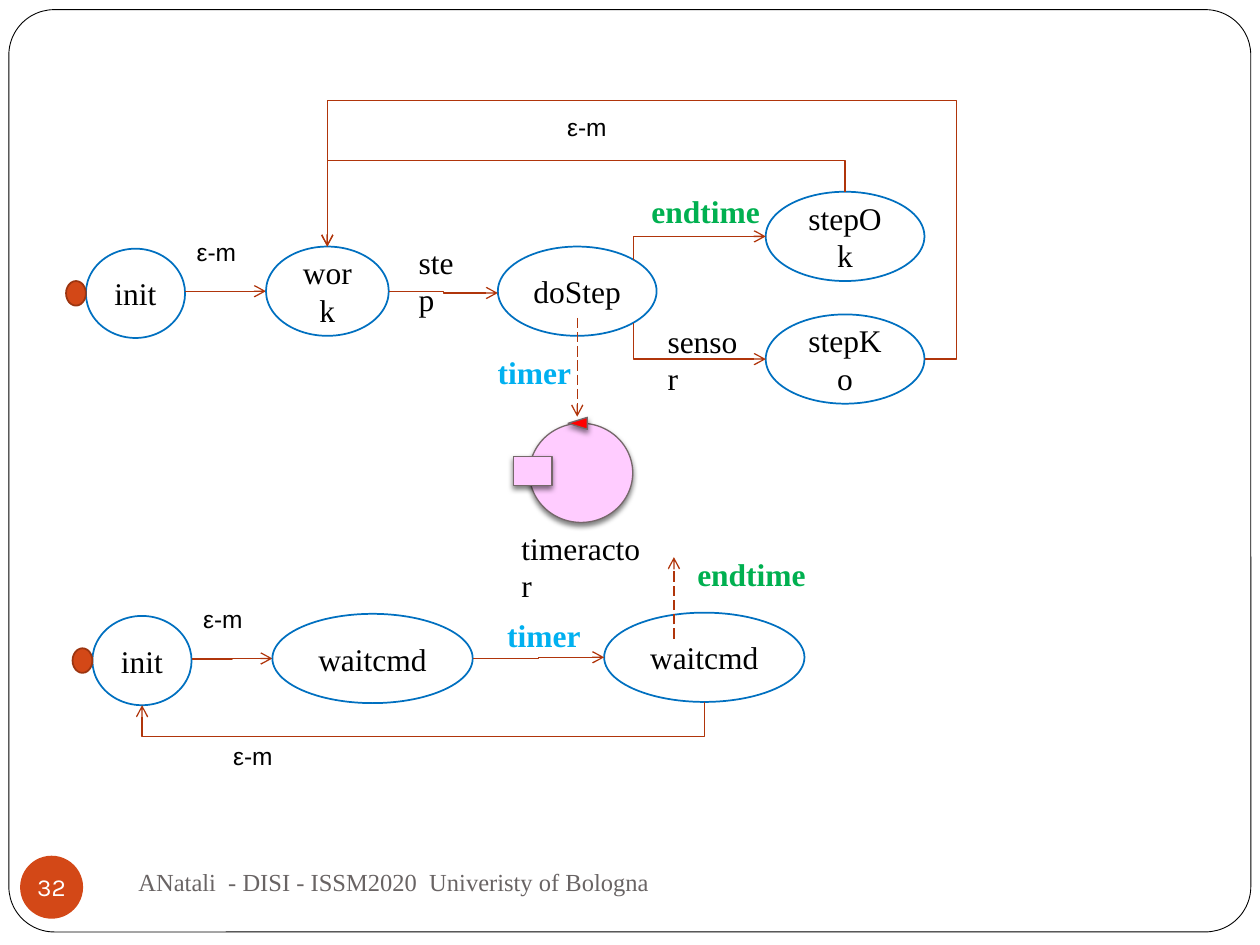
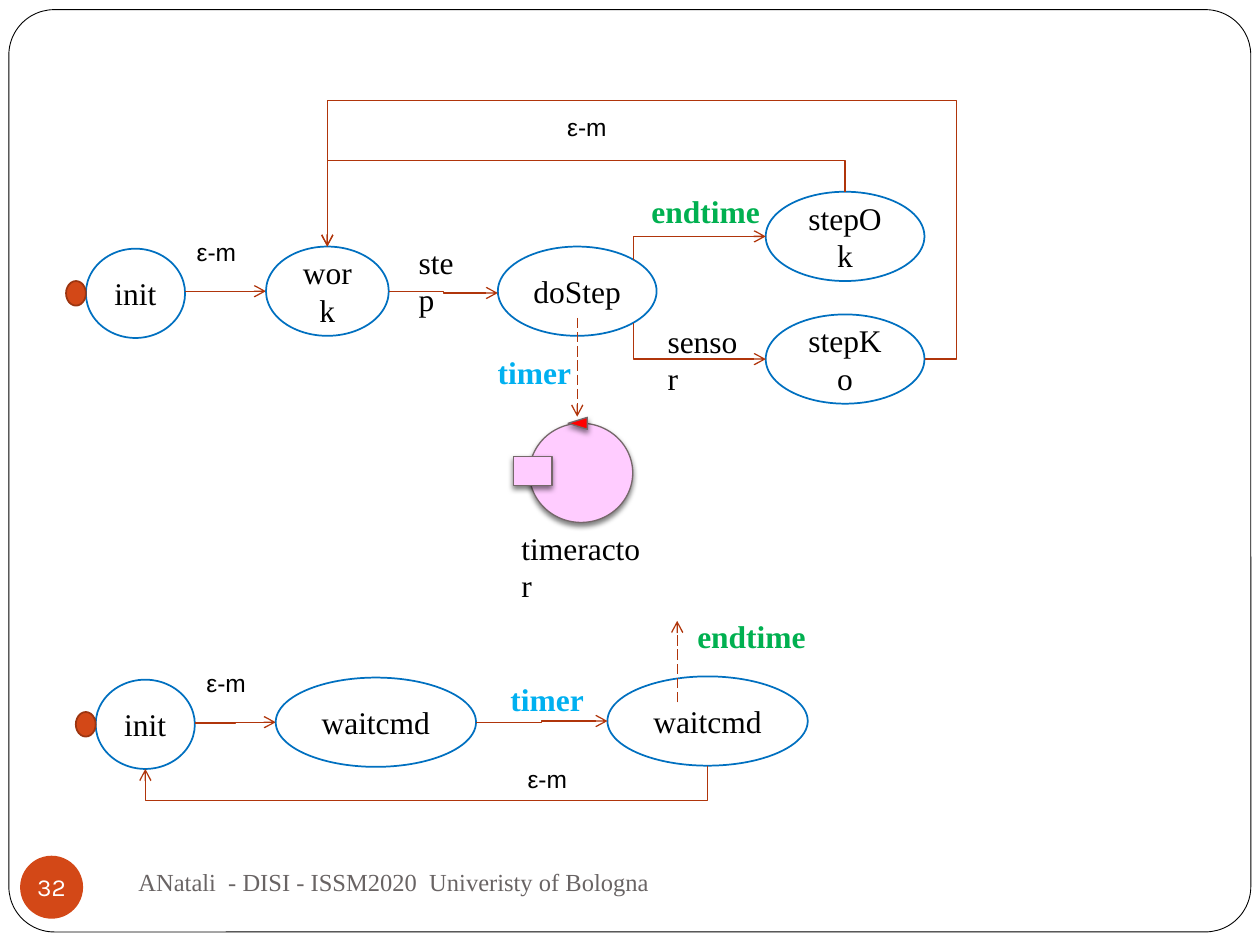
Before and after one commit to anatali/iss2020LabBo, a slide deck: slide 32 of it.unibo.issLabStart/userDocs/ISSM2020.pptx. Drawn at 1260x945 pixels with LibreOffice and Linux fonts; fonts in the diff are those of the drawing. Boxes give left, top, right and bottom in pixels: in the first picture for what was removed or moved away, otherwise in the second. Text is boxed around its words. In the diff, an @@ line names an element or a change of style, - is before the commit and + after.

```diff
--- a/it.unibo.issLabStart/userDocs/ISSM2020.pptx
+++ b/it.unibo.issLabStart/userDocs/ISSM2020.pptx
@@ text "endtime": place and size @@
-text "endtime" at (697,564,805,587)
+text "endtime" at (697,626,805,649)
@@ ellipse "waitcmd": place and size @@
-ellipse "waitcmd" at (605,612,805,702)
+ellipse "waitcmd" at (607,677,808,766)
@@ 3 ellipses, 3 elbow arrows, 2 texts, 1 arrow: place and size @@
-3 ellipses, 3 elbow arrows, 2 texts, 1 arrow at (73,557,704,737)
+3 ellipses, 3 elbow arrows, 2 texts, 1 arrow at (76,621,708,800)
@@ text "ε-m": place and size @@
-text "ε-m" at (233,752,272,766)
+text "ε-m" at (528,774,567,789)
```
Also in this commit, not shown: 1 other slide changed, 11 other files.
